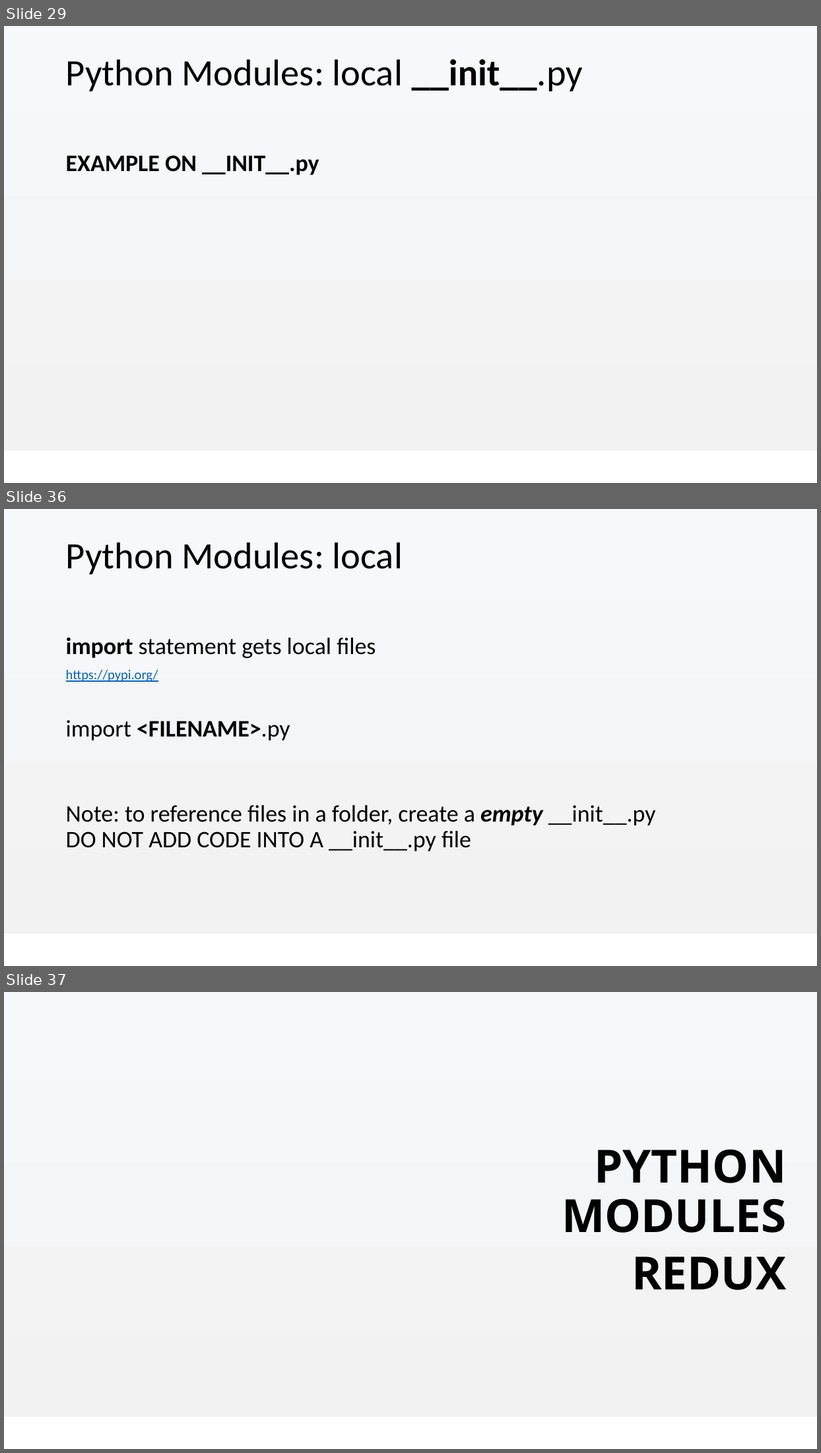
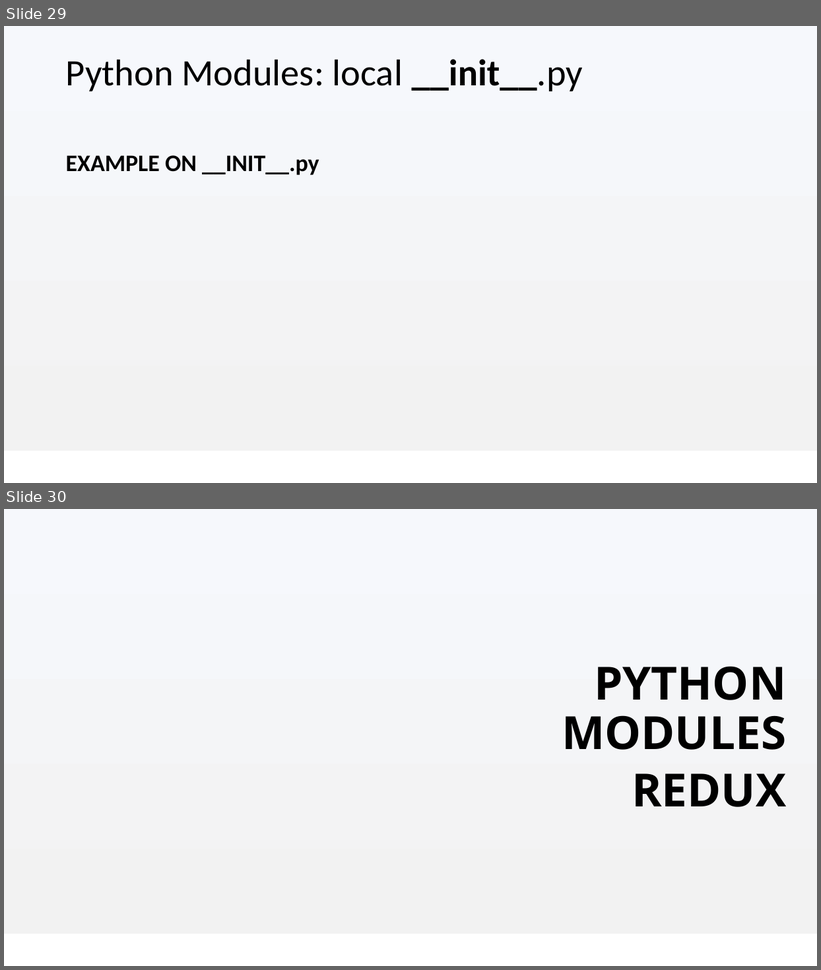
Before and after one commit to Anthony-Mckale/talks-presentations, a slide deck: academy/02-programming/03-Python-Programming-beyond-basics.pptx. Shown one above the other, each under a label of ours: slides 29, 36 and 37 before the commit, slides 29 and 30 after it; the slides between them are not shown. The pictures are 821x1453 and 821x970 pixels, drawn with LibreOffice and Linux fonts; fonts in the diff are those of the drawing; background and template pictures are left out. Boxes give left, top, right and bottom in pixels: in the first picture for what was removed or moved away, otherwise in the second. Text is boxed around its words. In the diff, an @@ line names an element or a change of style, - is before the commit and + after.

```diff
--- a/academy/02-programming/03-Python-Programming-beyond-basics.pptx
+++ b/academy/02-programming/03-Python-Programming-beyond-basics.pptx
@@ slide 36 removed at (x1=4, y1=509, x2=817, y2=966), background #FFFFFF; not listed: 1 template element that a slide beside it also shows @@
@@ title removed at (x1=66, y1=542, x2=403, y2=574) @@
-Python Modules: local
@@ text removed at (x1=66, y1=638, x2=656, y2=852) @@
-import statement gets local files
-https://pypi.org/
-import <FILENAME>.py
-Note: to reference files in a folder, create a empty __init__.py
-DO NOT ADD CODE INTO A __init__.py file
@@ what was slide 37 is now slide 30 @@
```
Also in this commit, not shown: 2 slides changed, 6 other slides removed, 24 other files.
